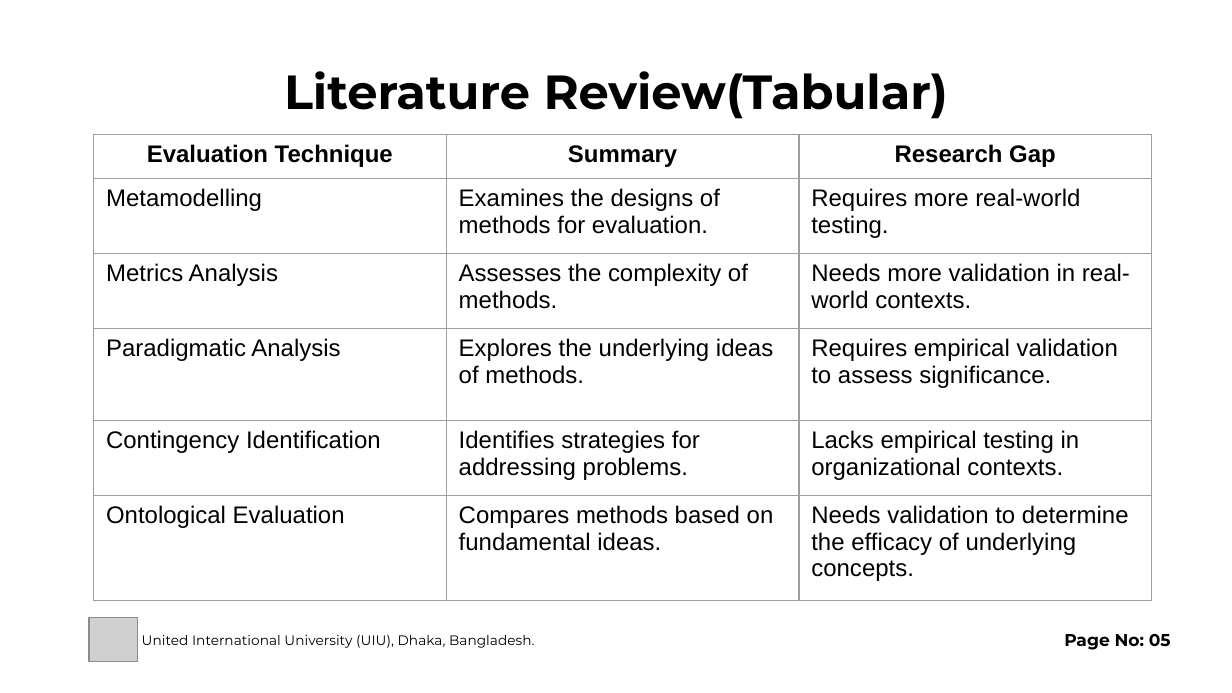
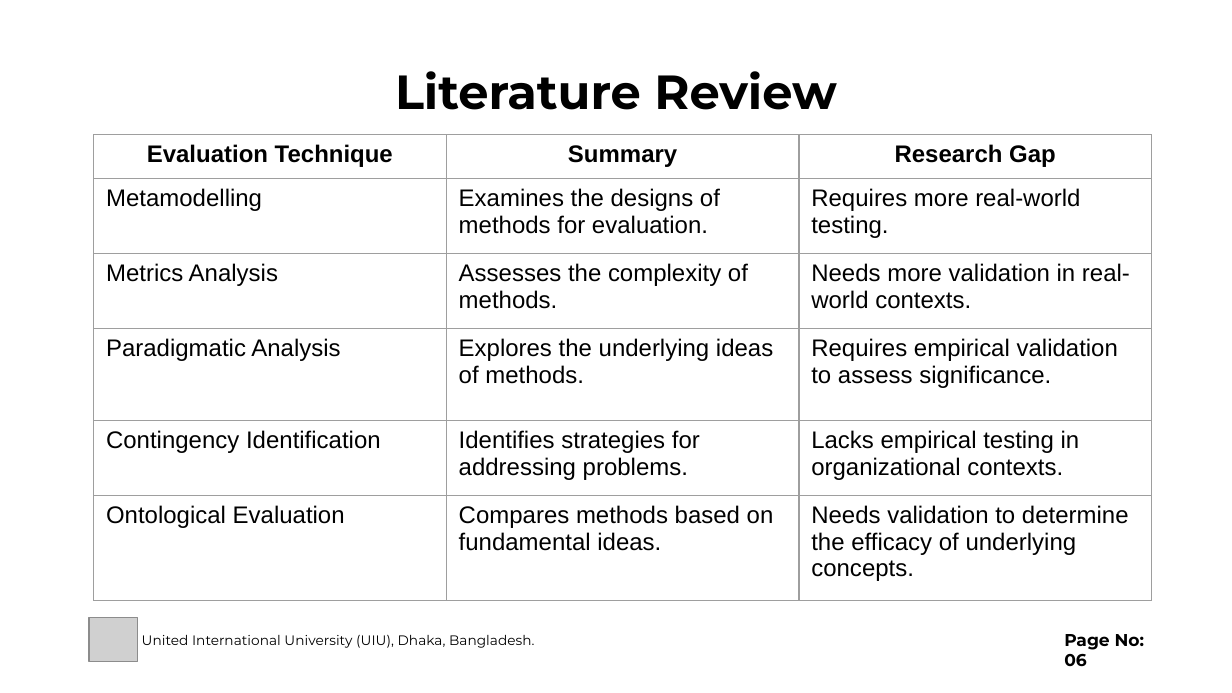
Before and after one commit to SifatNiloy/backups, a slide deck: slide 6 of Reacherch Paper Review.pptx (slide 5 before the commit). Drawn at 1232x693 pixels with LibreOffice and Linux fonts; fonts in the diff are those of the drawing; grey boxes stand for pictures. Boxes give left, top, right and bottom in pixels: in the first picture for what was removed or moved away, otherwise in the second. Text is boxed around its words. In the diff, an @@ line names an element or a change of style, - is before the commit and + after.

```diff
--- a/Reacherch Paper Review.pptx
+++ b/Reacherch Paper Review.pptx
@@ text at (395, 71, 837, 110): text changed @@
-Literature Review(Tabular)
+Literature Review
@@ text at (1064, 634, 1144, 667): text changed @@
-Page No: 05
+Page No: 06
```
Also in this commit, not shown: 10 other slides changed, 3 slides added, 2 slides removed.
